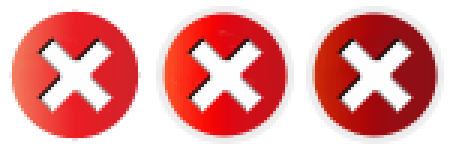
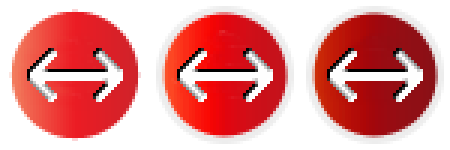
The second 450×150 image is a revision of the first. Changes to its layers:
added layer "Flip" above "Remove" over [27, 48, 423, 102]
renamed "Layer" to "Remove", hid it over [36, 36, 414, 114]
